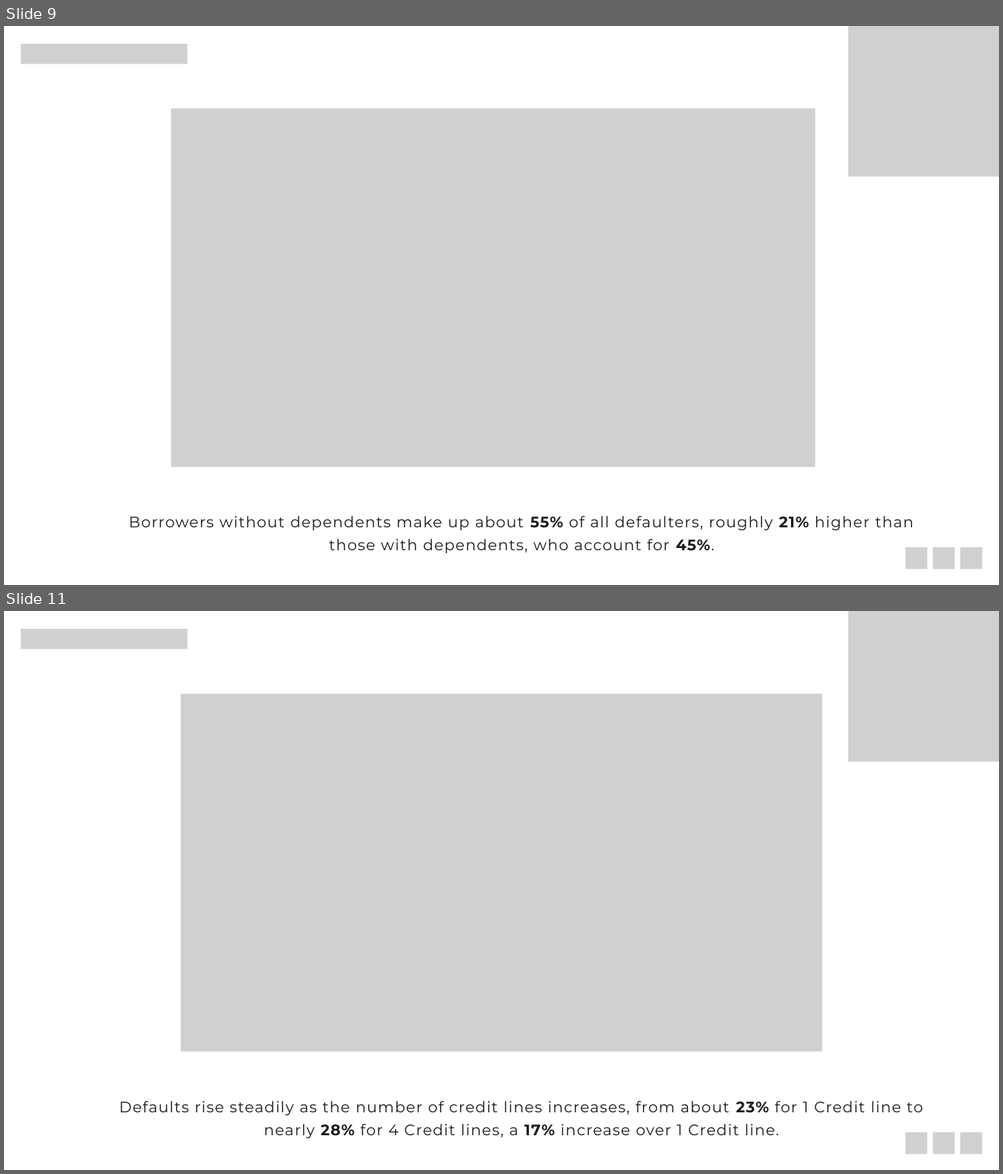
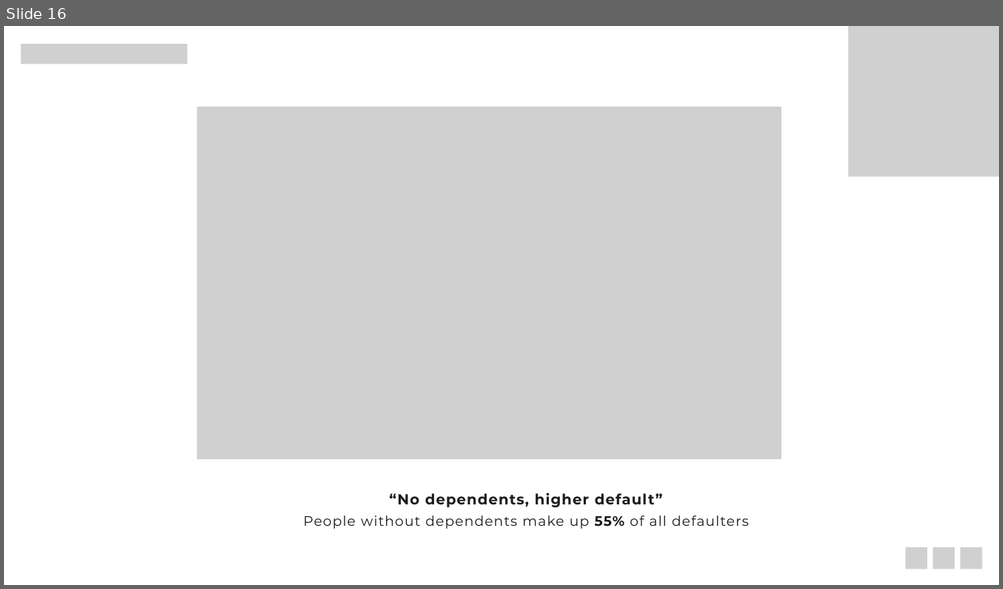
Before and after one commit to aliraza-data/Loan-Default-Risk-Analysis, a slide deck: Presentation/Project_Presentation.pptx. Shown one above the other, each under a label of ours: slides 9 and 11 before the commit, slide 16 after it; the slides between them are not shown. The pictures are 1003x1174 and 1003x589 pixels, drawn with LibreOffice and Linux fonts; fonts in the diff are those of the drawing; grey boxes stand for pictures. Boxes give left, top, right and bottom in pixels: in the first picture for what was removed or moved away, otherwise in the second. Text is boxed around its words. In the diff, an @@ line names an element or a change of style, - is before the commit and + after.

```diff
--- a/Presentation/Project_Presentation.pptx
+++ b/Presentation/Project_Presentation.pptx
@@ slide 11 removed at box(4, 611, 999, 1170), background #FFFFFF @@
@@ picture removed at box(21, 629, 188, 649) @@
@@ picture removed at box(848, 611, 999, 762) @@
@@ picture removed at box(181, 694, 822, 1052) @@
@@ text removed at box(119, 1101, 922, 1139) @@
-Defaults rise steadily as the number of credit lines increases, from about 23% for 1 Credit line to nearly 28% for 4 Credit lines, a 17% increase over 1 Credit line.
@@ picture removed at box(905, 1133, 927, 1154) @@
@@ picture removed at box(933, 1133, 954, 1154) @@
@@ picture removed at box(960, 1133, 982, 1154) @@
@@ what was slide 9 is now slide 16 @@
@@ slide 16 changed as well @@
@@ picture: place and size @@
-picture at box(171, 109, 814, 468)
+picture at box(197, 107, 781, 460)
@@ text at box(303, 493, 748, 529): text changed; size 22 to 20 pt @@
-Borrowers without dependents make up about 55% of all defaulters, roughly 21% higher than those with dependents, who account for 45%.
+“No dependents, higher default”
+People without dependents make up 55% of all defaulters
```
Also in this commit, not shown: 5 other slides changed, 20 slides added, 8 other slides removed.
